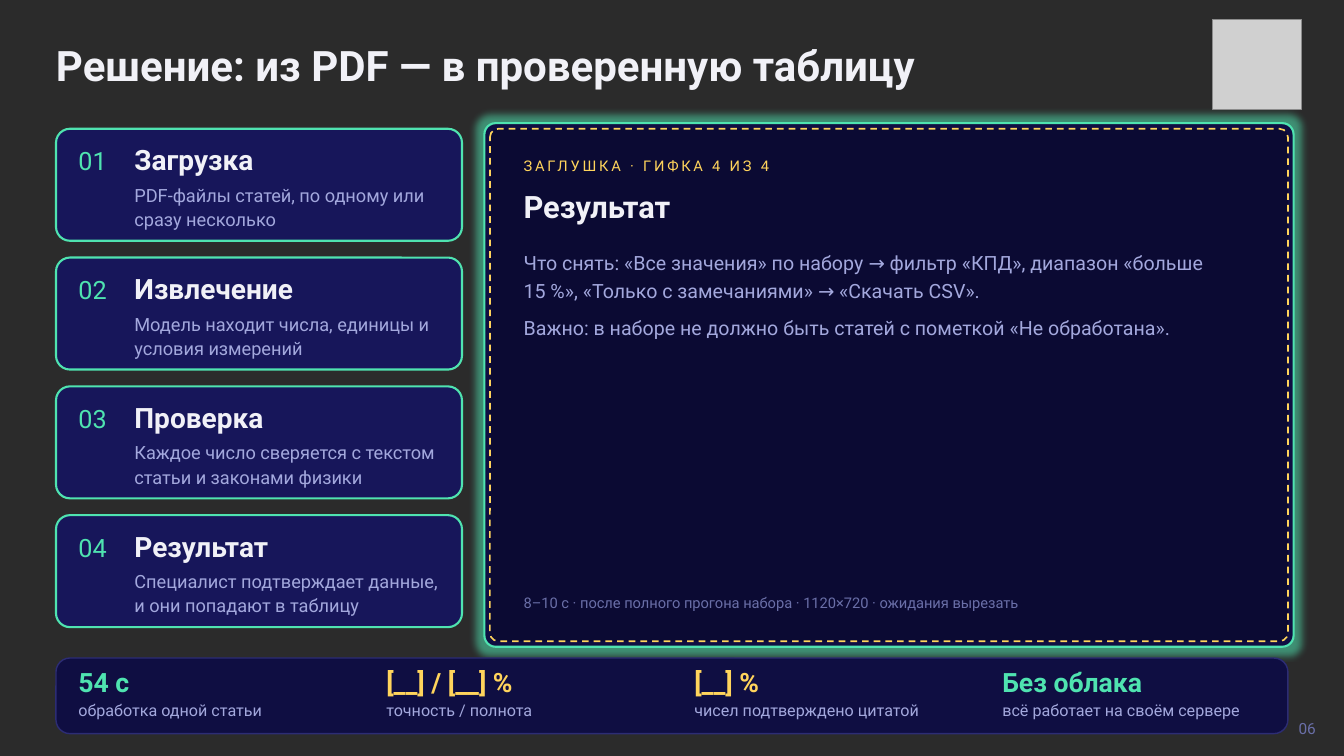
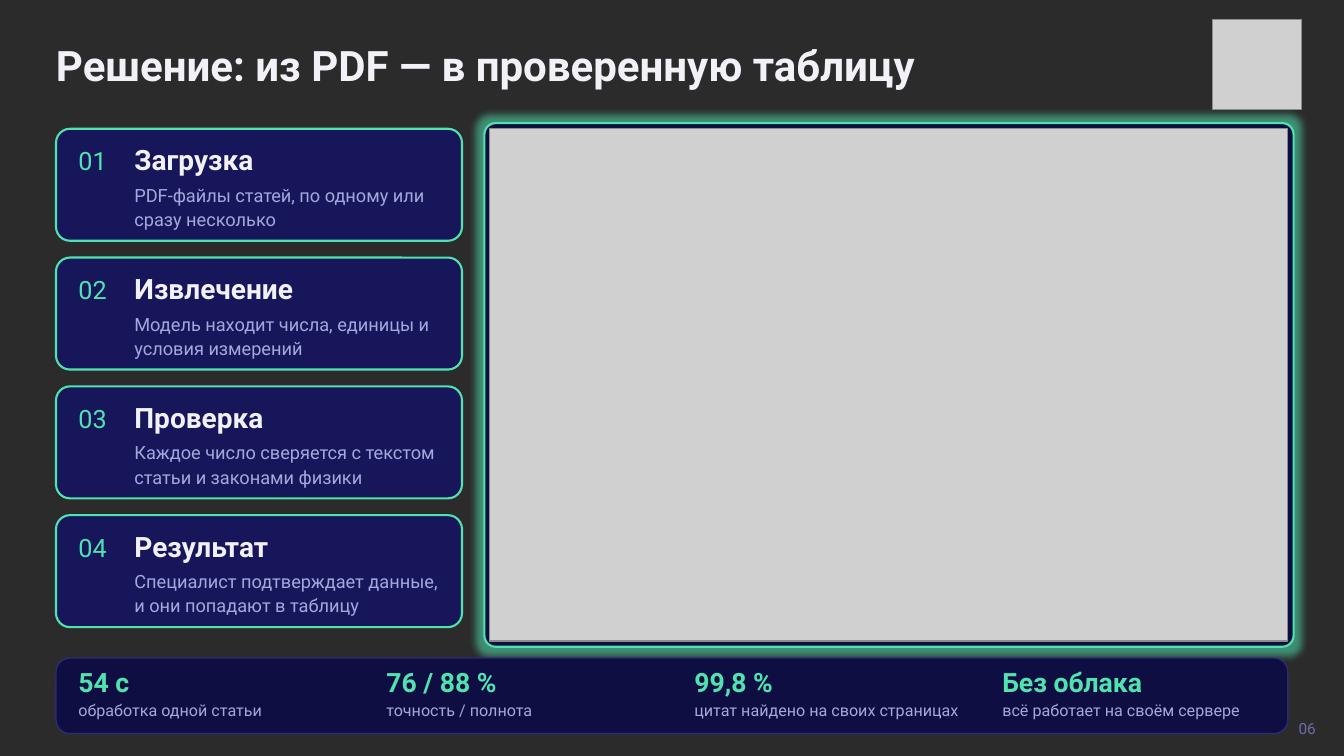
Before and after one commit to TawerkaQQ/cybergarden_xx_vinity, a slide deck: slide 6 of presentation/presentation.pptx. Drawn at 1344x756 pixels with LibreOffice and Linux fonts; fonts in the diff are those of the drawing; grey boxes stand for pictures; background and template pictures are left out; a plain dark background stands for a picture behind light text. Boxes give left, top, right and bottom in pixels: in the first picture for what was removed or moved away, otherwise in the second. Text is boxed around its words. In the diff, an @@ line names an element or a change of style, - is before the commit and + after.

```diff
--- a/presentation/presentation.pptx
+++ b/presentation/presentation.pptx
@@ rounded rectangle removed at bbox=[490, 129, 1289, 641] @@
@@ picture added at bbox=[490, 129, 1289, 640] @@
@@ picture added at bbox=[490, 129, 1289, 641] @@
@@ picture added at bbox=[490, 152, 1289, 619] @@
@@ text removed at bbox=[712, 160, 769, 171] @@
-ЗАГЛУШКА · ГИФКА 4 ИЗ 4
@@ text removed at bbox=[524, 196, 671, 225] @@
-Результат
@@ text removed at bbox=[524, 255, 1202, 339] @@
-Что снять: «Все значения» по набору → фильтр «КПД», диапазон «больше 15 %», «Только с замечаниями» → «Скачать CSV».
-Важно: в наборе не должно быть статей с пометкой «Не обработана».
@@ text removed at bbox=[524, 597, 1019, 611] @@
-8–10 с · после полного прогона набора · 1120×720 · ожидания вырезать
@@ text removed at bbox=[386, 666, 681, 703] @@
-[__] / [__] %
@@ text added at bbox=[386, 673, 470, 693], 19 pt, text #4FE3B0, bold @@
+76 / 88 %
@@ text added at bbox=[694, 673, 746, 697], 19 pt, text #4FE3B0, bold @@
+99,8 %
@@ text removed at bbox=[695, 666, 989, 703] @@
-[__] %
@@ text at bbox=[694, 704, 959, 720]: text changed @@
-чисел подтверждено цитатой
+цитат найдено на своих страницах
```
Also in this commit, not shown: 5 other slides changed, 2 slides added, 2 slides removed.
